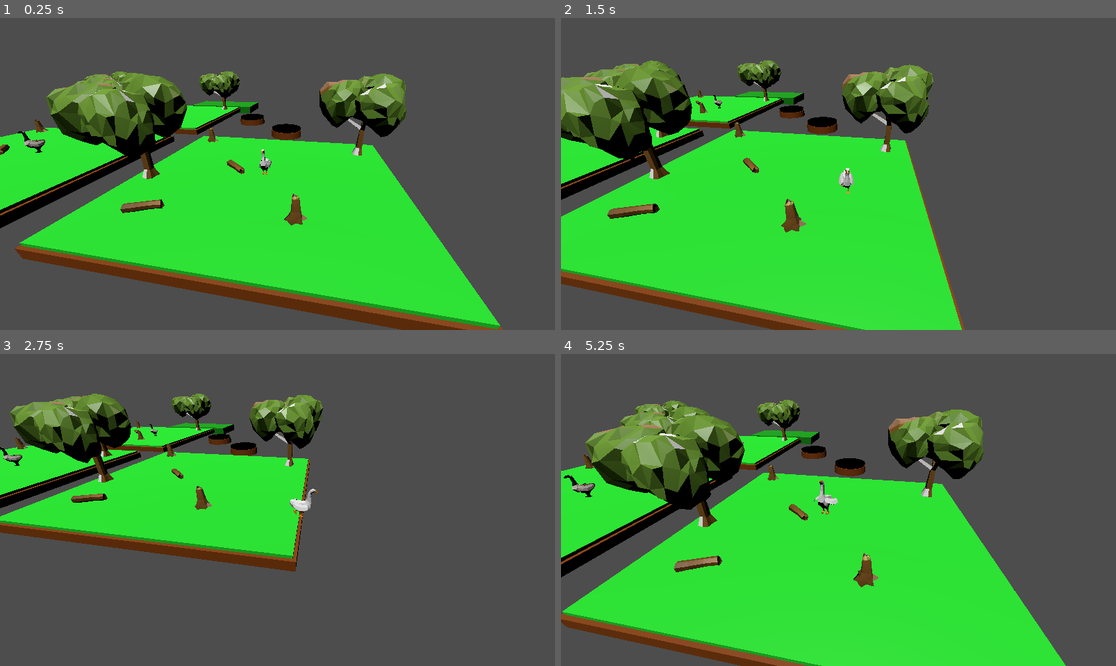
Above: before the commit, frames 1-4 (two rows, left to right).
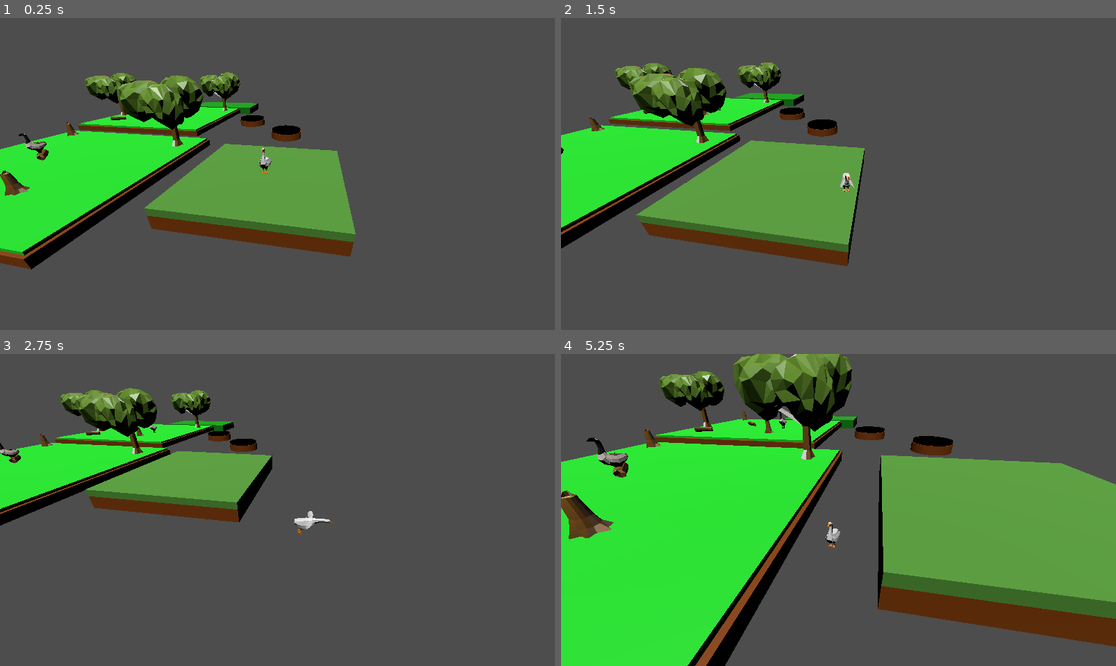
Above: after the commit, the same moments.

Repository: nialdixon8/3DGooseGame
Game: Godot game, scene res://main.tscn
Same seed, same stepped clock (60 frames per second), same inputs: the game is played once before the commit and once after it.
Inputs:
- Up to frame 1 (0.25 s): no input
- Up to frame 2 (1.5 s): tap Enter (ui_accept) at 0.5, 0.77 s; hold Right (ui_right) 0.53-1.28 s; tap E (attack, bound only after the commit) at 0.6, 1.35 s; hold Down (ui_down) from 1.28 s (still down)
- Up to frame 3 (2.75 s): tap Enter (ui_accept) at 1.52 s; release Down (ui_down) at 2.03 s; hold Right (ui_right) from 2.03 s (still down); tap E (attack, bound only after the commit) at 2.1 s
- Up to frame 4 (5.25 s): release Right (ui_right) at 2.78 s; hold Up (ui_up) 2.78-3.53 s; tap E (attack, bound only after the commit) every 0.75 s from 2.85 to 5.1 s; tap Enter (ui_accept) at 3.02, 3.77, 4.52 s; hold Left (ui_left) 3.53-5.03 s; hold Down (ui_down) from 5.03 s (still down)

The runs differ from the first frame. In frame 1, 44% of the frame differs, in the area x 0-91%, y 16-100%; in frame 2, 46%; in frame 3, 23%; in frame 4, 66%, in the area x 0-100%, y 0-100%.

Commit message:
added player attack

Diff:
--- a/enemy.gd
+++ b/enemy.gd
@@ -9,48 +9,75 @@
 @onready var raycast = $RayCast3D
 @onready var raycast2 = $RayCast3D2
 @onready var anim = $enemyGoose/AnimationPlayer
+@onready var timer = $Timer
 
 @export var platform:Node3D
-
+var attack = true
+var pushed = false
 
 # Get the gravity from the project settings to be synced with RigidBody nodes.
 var gravity = ProjectSettings.get_setting("physics/3d/default_gravity")
 var direction
 
 func _physics_process(delta):
-	velocity.x = 0
-	velocity.z = 0
-
-	if raycast.is_colliding():
+	if raycast.is_colliding() and attack:
+		timer.start()
+		attack = false
 		if anim.is_playing():
 			anim.stop()
 		anim.play("neckAttackAction")
 		direction = Vector2(player.global_position.x - global_position.x,player.global_position.z - global_position.z)
-		player.push()
+		player.push(direction)
 
 
 	# Add the gravity.
 	if not is_on_floor():
 		velocity.y -= gravity * delta
+
 	if player.platform == platform:
-		velocity.x = clamp(player.global_position.x - global_position.x, -SPEED, SPEED)
-		velocity.z = clamp(player.global_position.z - global_position.z, -SPEED, SPEED)
-		if velocity.x != 0 or velocity.z != 0:
-			if anim.is_playing() and anim.current_animation != "neckAttackAction":
-				anim.play("runAction")
-			if not anim.is_playing():
-				anim.play("runAction")
-		if velocity.x == 0 and velocity.z == 0:
-			if not anim.is_playing():
-				anim.play("idleAction")
-		if Vector2(velocity.z, velocity.x).length() > 0:
-			rotation_direction = Vector2(velocity.z, velocity.x).angle()
-
-		rotation.y = lerp_angle(rotation.y, rotation_direction, delta * 10)
+		if not pushed:
+			velocity.x = 0
+			velocity.z = 0
+			velocity.x = clamp(player.global_position.x - global_position.x, -SPEED, SPEED)
+			velocity.z = clamp(player.global_position.z - global_position.z, -SPEED, SPEED)
+			if velocity.x != 0 or velocity.z != 0:
+				if anim.is_playing() and anim.current_animation != "neckAttackAction":
+					anim.play("runAction")
+				if not anim.is_playing():
+					anim.play("runAction")
+			if velocity.x == 0 and velocity.z == 0:
+				if not anim.is_playing():
+					anim.play("idleAction")
+			if Vector2(velocity.z, velocity.x).length() > 0:
+				rotation_direction = Vector2(velocity.z, velocity.x).angle()
+			rotation.y = lerp_angle(rotation.y, rotation_direction, delta * 10)
+		else:
+			if velocity.x > 0:
+				velocity.x -= 0.05
+			elif velocity.x < 0:
+				velocity.x += 0.05
+			if velocity.z > 0:
+				velocity.z -= 0.05
+			elif velocity.z < 0:
+				velocity.z += 0.05
+			if abs(velocity.x) <= 1.6 and abs(velocity.z) <= 1.6:
+				pushed = false
 	else:
 		if not anim.is_playing():
 			anim.play("idleAction")
 		velocity.x = 0
 		velocity.z = 0
 
+
 	move_and_slide()
+
+func push(direction):
+	velocity.x = 0
+	velocity.z = 0
+	pushed = true
+	velocity.x += direction.x * 4
+	velocity.z += direction.z * 4
+	velocity.y = 3
+
+func _on_timer_timeout():
+	attack = true
--- a/enemy.tscn
+++ b/enemy.tscn
@@ -28,4 +28,9 @@
 bones/10/rotation = Quaternion(-0.633765, -0.134871, 0.757491, 0.0797426)
 bones/14/rotation = Quaternion(0.719362, 0.694552, -0.00748462, -0.0077048)
 
+[node name="Timer" type="Timer" parent="."]
+wait_time = 3.0
+
+[connection signal="timeout" from="Timer" to="." method="_on_timer_timeout"]
+
 [editable path="enemyGoose"]
--- /dev/null
+++ b/largeGrass.tscn
@@ -0,0 +1,16 @@
+[gd_scene load_steps=3 format=3 uid="uid://csjqjq6hmlm4e"]
+
+[ext_resource type="PackedScene" uid="uid://b2x3g2jbcx36a" path="res://assets/largegrass.glb" id="1_mhbmv"]
+
+[sub_resource type="BoxShape3D" id="BoxShape3D_bmh0b"]
+size = Vector3(8.62193, 1.15827, 8.54026)
+
+[node name="Node3D" type="Node3D"]
+
+[node name="StaticBody3D" type="StaticBody3D" parent="."]
+
+[node name="largegrass" parent="StaticBody3D" instance=ExtResource("1_mhbmv")]
+
+[node name="CollisionShape3D" type="CollisionShape3D" parent="StaticBody3D"]
+transform = Transform3D(1, 0, 0, 0, 1, 0, 0, 0, 1, 0, 0.16036, 0)
+shape = SubResource("BoxShape3D_bmh0b")
--- a/main.tscn
+++ b/main.tscn
@@ -7,14 +7,13 @@
 [ext_resource type="PackedScene" uid="uid://c5l65pcv578or" path="res://enemy.tscn" id="5_6god5"]
 [ext_resource type="PackedScene" uid="uid://541q511nk721" path="res://falling_platform.tscn" id="6_1yd4w"]
 [ext_resource type="PackedScene" uid="uid://d13mxrwk4mls3" path="res://goal.tscn" id="7_touhi"]
+[ext_resource type="PackedScene" uid="uid://csjqjq6hmlm4e" path="res://largeGrass.tscn" id="8_fpjtj"]
 
 [node name="Node3D" type="Node3D"]
 script = ExtResource("1_drvey")
 
 [node name="DirectionalLight3D" type="DirectionalLight3D" parent="."]
 transform = Transform3D(1, 0, 0, 0, 0.355482, 0.934683, 0, -0.934683, 0.355482, 0, 3.91741, 0.756045)
-
-[node name="platform" parent="." instance=ExtResource("2_34nc2")]
 
 [node name="player" parent="." instance=ExtResource("1_hf7sd")]
 transform = Transform3D(1, 0, 0, 0, 1, 0, 0, 0, 1, 0, 1, 0)
@@ -27,7 +26,7 @@
 transform = Transform3D(1, 7.45058e-09, -1.49012e-08, 0, 1, -2.98023e-08, 0, 0, 1, 0, 0, 0)
 
 [node name="platform2" parent="." instance=ExtResource("2_34nc2")]
-transform = Transform3D(1, 0, 0, 0, 1, 0, 0, 0, 1, -17.6658, 0, 0.210938)
+transform = Transform3D(1, 0, 0, 0, 1, 0, 0, 0, 1, -14.1042, 0, 0.210938)
 
 [node name="platform3" parent="." instance=ExtResource("2_34nc2")]
 transform = Transform3D(1, 0, 0, 0, 1, 0, 0, 0, 1, -16.6533, 0, -15.3543)
@@ -48,3 +47,5 @@
 
 [node name="goal" parent="." instance=ExtResource("7_touhi")]
 transform = Transform3D(1, 0, 0, 0, 1, 0, 0, 0, 1, -12.6897, 0, -24.5673)
+
+[node name="Node3D" parent="." instance=ExtResource("8_fpjtj")]
--- a/player.gd
+++ b/player.gd
@@ -4,6 +4,10 @@
 const JUMP_VELOCITY = 4.5
 var mouse_sensitivity = 0.002
 @onready var downRay = $RayCast3D
+@onready var attackRay = $attackRay
+@onready var attackRay2 = $attackRay2
+@onready var attackRay3 = $attackRay3
+@onready var timer = $Timer
 var platform = null
 
 # Get the gravity from the project settings to be synced with RigidBody nodes.
@@ -11,18 +15,22 @@
 
 @onready var anim = $goose2/AnimationPlayer
 
+var attackReady = true
 var rotation_direction = 0
 var velocityY = 0
+var pushed = false
 
 
 func _physics_process(delta):
+	if Input.is_action_just_pressed("attack") and attackReady:
+		attack()
+
 	if downRay.is_colliding():
 		platform = downRay.get_collider().get_parent()
 	# Add the gravity.
 	if not is_on_floor():
 		velocity.y -= gravity * delta
-	velocity.x = 0
-	velocity.z = 0
+
 	# Handle Jump.
 	if Input.is_action_just_pressed("ui_accept") and is_on_floor():
 		if anim.is_playing():
@@ -31,35 +39,88 @@
 		anim.play("jumpAction")
 	if position.y < -5:
 		die()
-	var input_dir = Input.get_vector("ui_left", "ui_right", "ui_up", "ui_down")
-	var direction = (transform.basis * Vector3(input_dir.x, 0, input_dir.y)).normalized()
-	if Input.is_action_pressed("ui_left"):
-		if velocity.y == 0:
-			anim.play("runAction")
-		velocity.x -= SPEED
-	if Input.is_action_pressed("ui_right"):
-		if velocity.y == 0:
-			anim.play("runAction")
-		velocity.x += SPEED
-	if Input.is_action_pressed("ui_up"):
-		if velocity.y == 0:
-			anim.play("runAction")
-		velocity.z -= SPEED
-	if Input.is_action_pressed("ui_down"):
-		if velocity.y == 0:
-			anim.play("runAction")
-		velocity.z += SPEED
-	if velocity == Vector3.ZERO:
-		anim.play("idleAction")
-	if Vector2(velocity.z, velocity.x).length() > 0:
-		rotation_direction = Vector2(velocity.z, velocity.x).angle()
-
+	if not pushed:
+		velocity.x = 0
+		velocity.z = 0
+		var input_dir = Input.get_vector("ui_left", "ui_right", "ui_up", "ui_down")
+		var direction = (transform.basis * Vector3(input_dir.x, 0, input_dir.y)).normalized()
+		if Input.is_action_pressed("ui_left"):
+			if velocity.y == 0:
+				if anim.is_playing() and anim.current_animation != "neckAttackAction":
+					anim.play("runAction")
+				if not anim.is_playing():
+					anim.play("runAction")
+			velocity.x -= SPEED
+		if Input.is_action_pressed("ui_right"):
+			if velocity.y == 0:
+				if anim.is_playing() and anim.current_animation != "neckAttackAction":
+					anim.play("runAction")
+				if not anim.is_playing():
+					anim.play("runAction")
+			velocity.x += SPEED
+		if Input.is_action_pressed("ui_up"):
+			if velocity.y == 0:
+				if anim.is_playing() and anim.current_animation != "neckAttackAction":
+					anim.play("runAction")
+				if not anim.is_playing():
+					anim.play("runAction")
+			velocity.z -= SPEED
+		if Input.is_action_pressed("ui_down"):
+			if velocity.y == 0:
+				if anim.is_playing() and anim.current_animation != "neckAttackAction":
+					anim.play("runAction")
+				if not anim.is_playing():
+					anim.play("runAction")
+			velocity.z += SPEED
+		if velocity == Vector3.ZERO:
+			if anim.is_playing() and anim.current_animation != "neckAttackAction":
+				anim.play("idleAction")
+			if not anim.is_playing():
+				anim.play("idleAction")
+		if Vector2(velocity.z, velocity.x).length() > 0:
+			rotation_direction = Vector2(velocity.z, velocity.x).angle()
+	else:
+		if velocity.x > 0:
+			velocity.x -= 0.05
+		elif velocity.x < 0:
+			velocity.x += 0.05
+		if velocity.z > 0:
+			velocity.z -= 0.05
+		elif velocity.z < 0:
+			velocity.z += 0.05
+		if abs(velocity.x) <= 1.6 and abs(velocity.z) <= 1.6:
+			pushed = false
 	rotation.y = lerp_angle(rotation.y, rotation_direction, delta * 10)
 
 	move_and_slide()
 
+func attack():
+	attackReady = false
+	timer.start()
+	if anim.is_playing() and not anim.current_animation == "neckAttackAction":
+		anim.stop()
+	anim.play("neckAttackAction")
+	if attackRay.is_colliding():
+		if attackRay.get_collider().name.contains("enemy"):
+			attackRay.get_collider().push(attackRay.get_collider().global_position - global_position)
+	elif attackRay2.is_colliding():
+		if attackRay2.get_collider().name.contains("enemy"):
+			attackRay2.get_collider().push(attackRay2.get_collider().global_position - global_position)
+	elif attackRay3.is_colliding():
+		if attackRay3.get_collider().name.contains("enemy"):
+			attackRay3.get_collider().push(attackRay3.get_collider().global_position - global_position)
+
 func die():
+	pushed = false
 	position = Vector3(0,1,0)
 
-func push():
-	pass
+func push(direction):
+	velocity.x = 0
+	velocity.z = 0
+	pushed = true
+	velocity.x += direction.x * 4
+	velocity.z += direction.y * 4
+	velocity.y = 3
+
+func _on_timer_timeout():
+	attackReady = true
--- a/player.tscn
+++ b/player.tscn
@@ -18,3 +18,16 @@
 
 [node name="goose2" parent="CharacterBody3D" instance=ExtResource("2_1rg53")]
 transform = Transform3D(1.19249e-08, 0, -1, 0, 1, 0, 1, 0, 1.19249e-08, 0, -1, 0)
+
+[node name="attackRay" type="RayCast3D" parent="CharacterBody3D"]
+target_position = Vector3(0, 0, 1)
+
+[node name="attackRay2" type="RayCast3D" parent="CharacterBody3D"]
+target_position = Vector3(0.4, 0, 1)
+
+[node name="attackRay3" type="RayCast3D" parent="CharacterBody3D"]
+target_position = Vector3(-0.4, 0, 1)
+
+[node name="Timer" type="Timer" parent="CharacterBody3D"]
+
+[connection signal="timeout" from="CharacterBody3D/Timer" to="CharacterBody3D" method="_on_timer_timeout"]
--- a/project.godot
+++ b/project.godot
@@ -49,3 +49,8 @@
 , Object(InputEventKey,"resource_local_to_scene":false,"resource_name":"","device":-1,"window_id":0,"alt_pressed":false,"shift_pressed":false,"ctrl_pressed":false,"meta_pressed":false,"pressed":false,"keycode":0,"physical_keycode":83,"key_label":0,"unicode":115,"echo":false,"script":null)
 ]
 }
+attack={
+"deadzone": 0.5,
+"events": [Object(InputEventKey,"resource_local_to_scene":false,"resource_name":"","device":-1,"window_id":0,"alt_pressed":false,"shift_pressed":false,"ctrl_pressed":false,"meta_pressed":false,"pressed":false,"keycode":0,"physical_keycode":69,"key_label":0,"unicode":101,"echo":false,"script":null)
+]
+}
Binary file added: assets/iceblock.glb
Not shown, added: assets/iceblock.glb.import
Binary file added: assets/largegrass.glb
Not shown, added: assets/largegrass.glb.import
Binary file added: assets/mediumgrass.glb
Not shown, added: assets/mediumgrass.glb.import
Binary file added: assets/smallgrass.glb
Not shown, added: assets/smallgrass.glb.import
Binary file added: assets/spikeyPlatform.glb
Not shown, added: assets/spikeyPlatform.glb.import
Not shown: 1 places in main.tscn that only renumber resources
